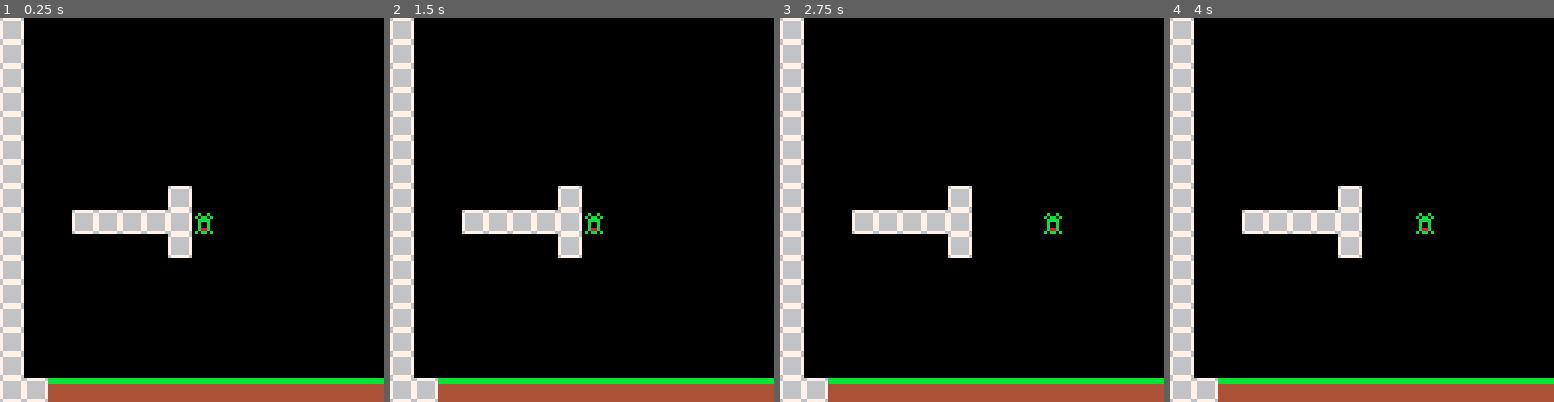
Above: before the commit, frames 1-4 (left to right).
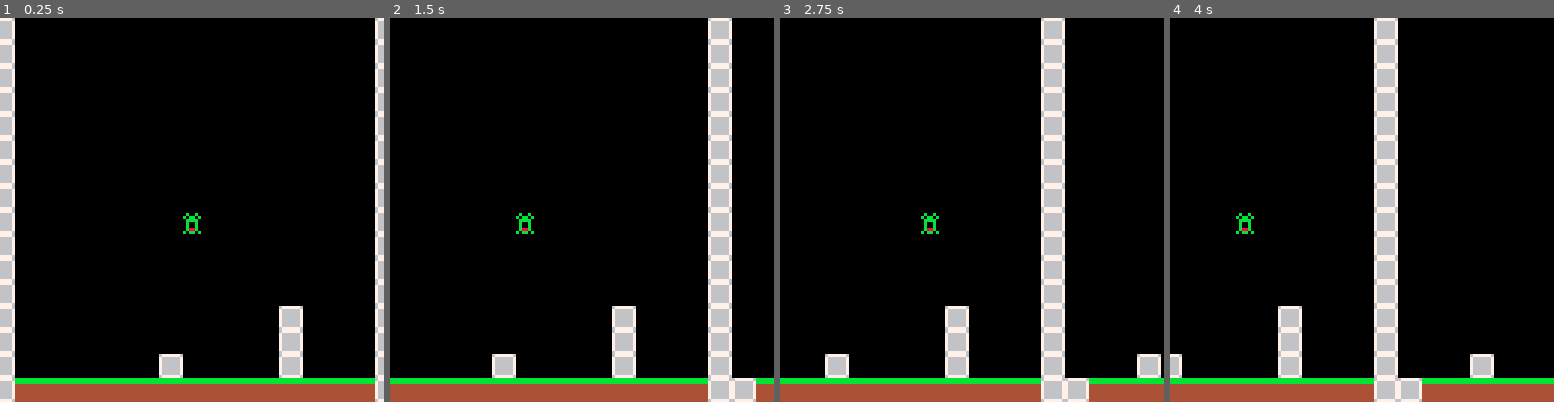
Above: after the commit, the same moments.

Repository: ruby-yacht/sietch-8
Game: PICO-8 cartridge levelgen.p8
Same seed, same stepped clock (60 frames per second), same inputs: the game is played once before the commit and once after it.
Inputs:
- Up to frame 1 (0.25 s): no input
- Up to frame 2 (1.5 s): no input
- Up to frame 3 (2.75 s): hold Right 1.6-2.1 s; hold Right from 2.47 s (still down)
- Up to frame 4 (4 s): release Right at 3.03 s; hold Left 3.08-3.58 s

The runs differ from the first frame. In frame 1, 11% of the frame differs, in the area x 0-100%, y 0-100%; in frame 2, 18%; in frame 3, 18%; in frame 4, 18%.

Commit message:
Almost done with level generation using the map

Diff:
--- a/levelgen2.lua
+++ b/levelgen2.lua
@@ -8,6 +8,8 @@
 local camera_x = 0
 local camera_y = 0
 
+local chunkChain = nil
+
 function getNextChunk()
     local chunkX = flr(rnd(8)) * 16
     local chunkY = 0
@@ -16,11 +18,87 @@
 
 end
 
-local chunk = getNextChunk()
+--local chunk = getNextChunk()
+
+
+
+
+
+function addChunk(head, index_x, index_y, pos_x, pos_y)
+    local chunk = {
+        index_x = index_x,
+        index_y = index_y,
+        pos_x = pos_x,
+        pos_y = pos_y,
+        next = nil
+    }
+
+    if head == nil then
+        return chunk
+    end
+
+    local current = head
+    while current.next ~= nil do
+        current = current.next
+    end
+
+    current.next = chunk
+    return head
+
+end
+
+function shiftHeadChunkToEnd(head)
+    if head == nil or head.next == nil then
+        return head  -- If the list has 0 or 1 node, no change needed
+    end
+
+    local newHead = head.next
+    local current = head
+    while current.next ~= nil do
+        current = current.next
+    end
+
+    current.next = head
+    head.next = nil
+    return newHead
+
+end
 
 function loadChunksIntoView(camera_x)
 
-    map(chunk.x, chunk.y,0,0,16,16)
+    -- 1, 2, 3
+    -- 0, 128, 256.. (n-1) * 128
+    -- n is camera_x.. n = floor(camera_x / 128)
+
+    -- if n
+    local headChunk = chunkChain
+
+
+    for i = 0, 2 do
+        map(headChunk.index_x * 16, headChunk.index_y * 16, headChunk.pos_x, headChunk.pos_y, 16, 16)
+        headChunk = headChunk.next
+    end
+
+
+
+
+    --map(chunk.x, chunk.y,0,0,16,16)
+
+end
+
+function _init()
+    -- Create an empty list
+
+    -- Add nodes to the list
+    chunkChain = addChunk(chunkChain, 0, 0, 0, 0)
+    chunkChain = addChunk(chunkChain, 1, 0, 128, 0)
+    chunkChain = addChunk(chunkChain, 2, 0, 256, 0)
+
+    --chunkChain = shiftHeadChunkToEnd(chunkChain)
+    --printList(chunkChain)
+
+
+
 end
 
 function _update()
@@ -35,16 +113,30 @@
 function _draw()
     cls()
 
+      -- Traverse and print the list
+
+
     -- Draw background, HUD, etc.
 
     -- Load and draw chunks within view
     loadChunksIntoView(camera_x)
 
-    --camera_x = camera_x + .5
-    --camera(camera_x, camera_y)
+    camera_x = camera_x + .5
+    camera(camera_x, camera_y)
 
     -- Draw player (replace with actual player drawing logic)
     spr(1, player_x, player_y)  -- Player sprite ID
 
     -- Draw enemies, items, etc.
+
+
 end
+
+function printList(list)
+    printh("====")
+    local current = list
+    while current ~= nil do
+        printh(current.pos_x)
+        current = current.next
+    end
+end
